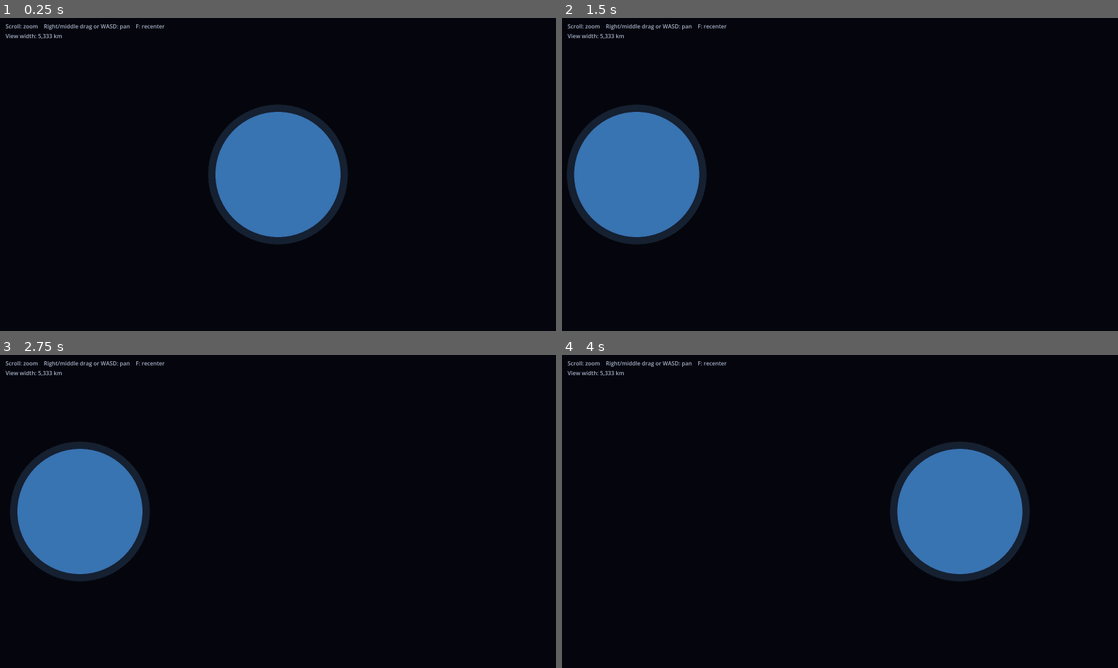
Above: before the commit, frames 1-4 (two rows, left to right).
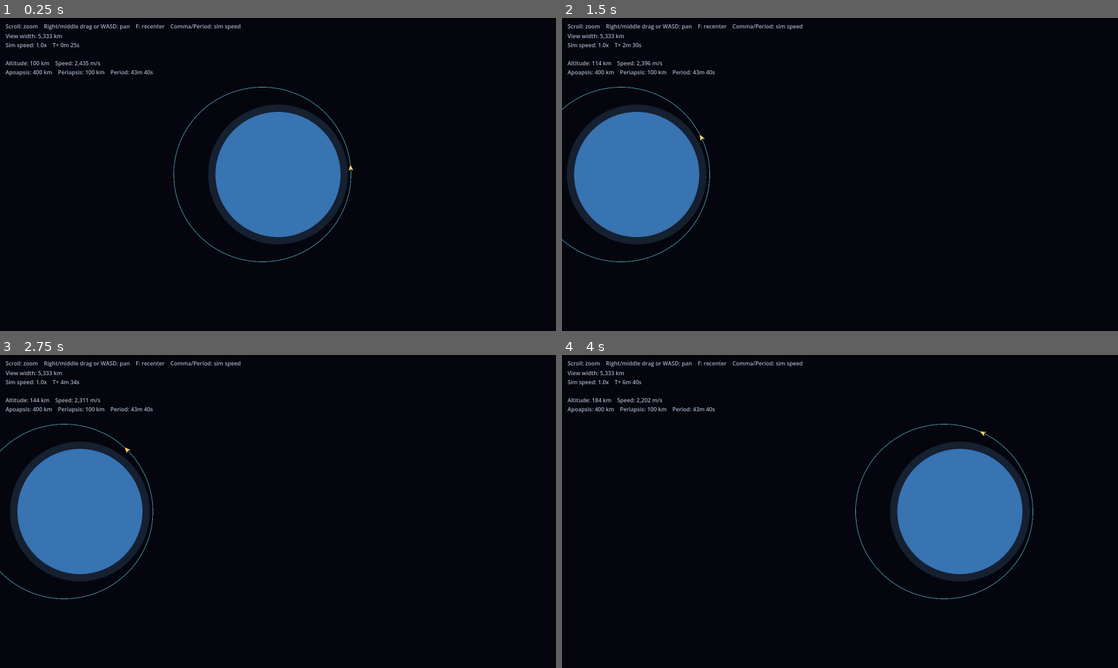
Above: after the commit, the same moments.

Repository: gabrielvotaw/astromation
Game: Godot game, scene res://scenes/main.tscn
The game is run twice, just before and just after one commit, with the same random seed, the same clock (stepped at 60 frames per second) and the same inputs.
Inputs (mouse positions are in pixels of both pictures, inside the frame that each line leads up to):
- Up to frame 1 (0.25 s): no input
- Up to frame 2 (1.5 s): tap Enter at 0.5 s; move the mouse to (962, 158) at 0.52 s; hold D 0.53-1.25 s; tap F at 0.6 s; click (962, 158) at 0.67 s; drag from (728, 190) to (812, 237) at 1.27 s
- Up to frame 3 (2.75 s): move the mouse to (333, 442) at 2.02 s; hold D from 2.03 s (still down); tap F at 2.1 s
- Up to frame 4 (4 s): release D at 2.75 s; drag from (812, 574) to (673, 464) at 2.77 s; tap Space at 3.5 s; move the mouse to (1006, 558) at 3.52 s; hold A from 3.53 s (still down); tap F at 3.6 s

The runs differ from the first frame. In frame 1, 0.8% of the frame differs, in the area x 1-64%, y 2-78%; in frame 2, 0.7%; in frame 3, 0.7%; in frame 4, 0.8%.

Commit message:
feat: orbital toy slice 2 - ship on an exact Kepler orbit with predicted path

Diff:
--- a/project.godot
+++ b/project.godot
@@ -14,6 +14,10 @@
 run/main_scene="res://scenes/main.tscn"
 config/features=PackedStringArray("4.7", "GL Compatibility")
 
+[autoload]
+
+Sim="*res://scripts/sim.gd"
+
 [display]
 
 window/size/viewport_width=1600
--- a/scenes/main.tscn
+++ b/scenes/main.tscn
@@ -1,9 +1,11 @@
-[gd_scene load_steps=5 format=3]
+[gd_scene load_steps=7 format=3]
 
 [ext_resource type="Script" path="res://scripts/celestial_body.gd" id="1_body"]
 [ext_resource type="Script" path="res://scripts/ring.gd" id="2_ring"]
 [ext_resource type="Script" path="res://scripts/orbit_camera.gd" id="3_camera"]
 [ext_resource type="Script" path="res://scripts/hud.gd" id="4_hud"]
+[ext_resource type="Script" path="res://scripts/orbit_line.gd" id="5_orbit_line"]
+[ext_resource type="Script" path="res://scripts/ship.gd" id="6_ship"]
 
 [node name="Main" type="Node2D"]
 
@@ -13,20 +15,29 @@
 [node name="Haven" type="Node2D" parent="."]
 script = ExtResource("1_body")
 
+[node name="ShipOrbitLine" type="Node2D" parent="."]
+script = ExtResource("5_orbit_line")
+
+[node name="Ship" type="Node2D" parent="." node_paths=PackedStringArray("central_body", "orbit_line")]
+script = ExtResource("6_ship")
+central_body = NodePath("../Haven")
+orbit_line = NodePath("../ShipOrbitLine")
+
 [node name="Camera" type="Camera2D" parent="."]
 zoom = Vector2(0.3, 0.3)
 script = ExtResource("3_camera")
 
-[node name="HUD" type="CanvasLayer" parent="."]
+[node name="HUD" type="CanvasLayer" parent="." node_paths=PackedStringArray("ship")]
 script = ExtResource("4_hud")
+ship = NodePath("../Ship")
 
 [node name="Controls" type="Label" parent="HUD"]
 offset_left = 16.0
 offset_top = 12.0
 theme_override_colors/font_color = Color(0.8, 0.85, 0.95, 0.8)
-text = "Scroll: zoom    Right/middle drag or WASD: pan    F: recenter"
+text = "Scroll: zoom    Right/middle drag or WASD: pan    F: recenter    Comma/Period: sim speed"
 
-[node name="ScaleLabel" type="Label" parent="HUD"]
+[node name="InfoLabel" type="Label" parent="HUD"]
 offset_left = 16.0
 offset_top = 40.0
 theme_override_colors/font_color = Color(0.8, 0.85, 0.95, 0.8)
--- a/scripts/celestial_body.gd
+++ b/scripts/celestial_body.gd
@@ -4,6 +4,8 @@
 ## Distances are in km (1 world unit = 1 km).
 
 @export var radius := 600.0
+## Gravitational parameter (G × mass), km³/s². 3531.6 gives 9.81 m/s² at a 600 km radius.
+@export var mu := 3531.6
 @export var atmosphere_height := 70.0
 @export var surface_color := Color(0.22, 0.45, 0.7)
 @export var atmosphere_color := Color(0.45, 0.7, 1.0, 0.15)
--- a/scripts/hud.gd
+++ b/scripts/hud.gd
@@ -1,19 +1,49 @@
 extends CanvasLayer
 
-@onready var _scale_label: Label = $ScaleLabel
+@export var ship: Ship
+
+@onready var _info_label: Label = $InfoLabel
 
 
 func _process(_delta: float) -> void:
 	var zoom := get_viewport().get_canvas_transform().get_scale().x
 	var view_width_km := get_viewport().get_visible_rect().size.x / zoom
-	_scale_label.text = "View width: %s km" % _format_thousands(roundi(view_width_km))
+	var lines := PackedStringArray([
+		"View width: %s km" % _format_thousands(roundi(view_width_km)),
+		"Sim speed: %sx    T+ %s" % [String.num(Sim.speed), _format_duration(Sim.time)],
+	])
+
+	if ship and ship.orbit:
+		var orbit := ship.orbit
+		var radius := ship.central_body.radius
+		var altitude := orbit.position_at(Sim.time).length() - radius
+		var speed := orbit.velocity_at(Sim.time).length() * 1000.0
+		var apoapsis := "escaping" if not orbit.is_elliptic() else "%s km" % _format_thousands(roundi(orbit.apoapsis() - radius))
+		var period := "-" if not orbit.is_elliptic() else _format_duration(orbit.period())
+		lines.append("")
+		lines.append("Altitude: %s km    Speed: %s m/s" % [_format_thousands(roundi(altitude)), _format_thousands(roundi(speed))])
+		lines.append("Apoapsis: %s    Periapsis: %s km    Period: %s" % [apoapsis, _format_thousands(roundi(orbit.periapsis() - radius)), period])
+
+	_info_label.text = "\n".join(lines)
 
 
 func _format_thousands(value: int) -> String:
-	var digits := str(value)
+	var digits := str(absi(value))
 	var result := ""
 	for i in digits.length():
 		if i > 0 and (digits.length() - i) % 3 == 0:
 			result += ","
 		result += digits[i]
-	return result
+	return "-" + result if value < 0 else result
+
+
+func _format_duration(seconds: float) -> String:
+	var days := floori(seconds / 86400.0)
+	var hours := floori(seconds / 3600.0) % 24
+	var minutes := floori(seconds / 60.0) % 60
+	var secs := floori(seconds) % 60
+	if days > 0:
+		return "%dd %02dh %02dm" % [days, hours, minutes]
+	if hours > 0:
+		return "%dh %02dm %02ds" % [hours, minutes, secs]
+	return "%dm %02ds" % [minutes, secs]
--- /dev/null
+++ b/scripts/orbit.gd
@@ -0,0 +1,173 @@
+class_name Orbit
+extends RefCounted
+
+## A Kepler orbit in the plane, relative to the center of the body being orbited.
+## Positions are computed directly from time, so orbits never drift.
+## Handles ellipses (eccentricity < 1) and hyperbolas (eccentricity > 1).
+## Math uses 64-bit scalar floats; Vector2 is 32-bit and only used for input and output.
+
+## Gravitational parameter of the central body, km³/s².
+var mu: float
+## Negative for hyperbolic orbits.
+var semi_major_axis: float
+var eccentricity: float
+## Angle of periapsis from the +x axis, in radians.
+var argument_of_periapsis: float
+## +1 if the angle to the ship increases over time (clockwise on screen, since screen y points down), -1 otherwise.
+var direction: float
+var mean_anomaly_at_epoch: float
+var epoch: float
+
+
+static func from_state(mu: float, position: Vector2, velocity: Vector2, time: float) -> Orbit:
+	var orbit := Orbit.new()
+	orbit.mu = mu
+	orbit.epoch = time
+
+	var rx := position.x
+	var ry := position.y
+	var vx := velocity.x
+	var vy := velocity.y
+	var r := sqrt(rx * rx + ry * ry)
+	var v2 := vx * vx + vy * vy
+	var r_dot_v := rx * vx + ry * vy
+	var angular_momentum := rx * vy - ry * vx
+
+	orbit.direction = -1.0 if angular_momentum < 0.0 else 1.0
+	orbit.semi_major_axis = 1.0 / (2.0 / r - v2 / mu)
+
+	var ex := ((v2 - mu / r) * rx - r_dot_v * vx) / mu
+	var ey := ((v2 - mu / r) * ry - r_dot_v * vy) / mu
+	orbit.eccentricity = sqrt(ex * ex + ey * ey)
+
+	var position_angle := atan2(ry, rx)
+	if orbit.eccentricity < 1e-10:
+		orbit.eccentricity = 0.0
+		orbit.argument_of_periapsis = position_angle
+	else:
+		orbit.argument_of_periapsis = atan2(ey, ex)
+
+	var true_anomaly := wrapf((position_angle - orbit.argument_of_periapsis) * orbit.direction, -PI, PI)
+	orbit.mean_anomaly_at_epoch = orbit._true_to_mean_anomaly(true_anomaly)
+	return orbit
+
+
+func is_elliptic() -> bool:
+	return eccentricity < 1.0
+
+
+func semi_latus_rectum() -> float:
+	return semi_major_axis * (1.0 - eccentricity * eccentricity)
+
+
+## Closest distance to the body's center.
+func periapsis() -> float:
+	return semi_major_axis * (1.0 - eccentricity)
+
+
+## Farthest distance from the body's center. INF if the orbit escapes.
+func apoapsis() -> float:
+	return semi_major_axis * (1.0 + eccentricity) if is_elliptic() else INF
+
+
+func mean_motion() -> float:
+	return sqrt(mu / absf(semi_major_axis * semi_major_axis * semi_major_axis))
+
+
+## Time for one full orbit. INF if the orbit escapes.
+func period() -> float:
+	return TAU / mean_motion() if is_elliptic() else INF
+
+
+func true_anomaly_at(time: float) -> float:
+	return _mean_to_true_anomaly(mean_anomaly_at_epoch + mean_motion() * (time - epoch))
+
+
+func position_at(time: float) -> Vector2:
+	return _position_at_true_anomaly(true_anomaly_at(time))
+
+
+func velocity_at(time: float) -> Vector2:
+	return _velocity_at_true_anomaly(true_anomaly_at(time))
+
+
+## Points along the orbit for drawing. Parts farther than max_radius are left out.
+func sample_points(count := 256, max_radius := INF) -> PackedVector2Array:
+	var points := PackedVector2Array()
+	var e := eccentricity
+
+	if is_elliptic() and apoapsis() <= max_radius:
+		for i in count + 1:
+			var eccentric_anomaly := TAU * i / count
+			var nu := 2.0 * atan2(sqrt(1.0 + e) * sin(eccentric_anomaly / 2.0), sqrt(1.0 - e) * cos(eccentric_anomaly / 2.0))
+			points.append(_position_at_true_anomaly(nu))
+		return points
+
+	if e < 1e-9:
+		return points
+	var max_true_anomaly := acos(clampf((semi_latus_rectum() / max_radius - 1.0) / e, -1.0, 1.0))
+	if not is_elliptic():
+		max_true_anomaly = minf(max_true_anomaly, acos(-1.0 / e) * 0.99)
+	for i in count + 1:
+		points.append(_position_at_true_anomaly(lerpf(-max_true_anomaly, max_true_anomaly, float(i) / count)))
+	return points
+
+
+func _position_at_true_anomaly(nu: float) -> Vector2:
+	var r := semi_latus_rectum() / (1.0 + eccentricity * cos(nu))
+	var angle := argument_of_periapsis + direction * nu
+	return Vector2(r * cos(angle), r * sin(angle))
+
+
+func _velocity_at_true_anomaly(nu: float) -> Vector2:
+	var k := sqrt(mu / semi_latus_rectum())
+	var radial := k * eccentricity * sin(nu)
+	var tangential := k * (1.0 + eccentricity * cos(nu)) * direction
+	var angle := argument_of_periapsis + direction * nu
+	var c := cos(angle)
+	var s := sin(angle)
+	return Vector2(radial * c - tangential * s, radial * s + tangential * c)
+
+
+func _true_to_mean_anomaly(nu: float) -> float:
+	var e := eccentricity
+	if is_elliptic():
+		var eccentric_anomaly := atan2(sqrt(1.0 - e * e) * sin(nu), e + cos(nu))
+		return eccentric_anomaly - e * sin(eccentric_anomaly)
+	var sinh_f := sqrt(e * e - 1.0) * sin(nu) / (1.0 + e * cos(nu))
+	return e * sinh_f - _asinh(sinh_f)
+
+
+func _mean_to_true_anomaly(mean_anomaly: float) -> float:
+	var e := eccentricity
+	if is_elliptic():
+		var eccentric_anomaly := _solve_kepler_elliptic(wrapf(mean_anomaly, -PI, PI))
+		return 2.0 * atan2(sqrt(1.0 + e) * sin(eccentric_anomaly / 2.0), sqrt(1.0 - e) * cos(eccentric_anomaly / 2.0))
+	var hyperbolic_anomaly := _solve_kepler_hyperbolic(mean_anomaly)
+	return 2.0 * atan(sqrt((e + 1.0) / (e - 1.0)) * tanh(hyperbolic_anomaly / 2.0))
+
+
+func _solve_kepler_elliptic(mean_anomaly: float) -> float:
+	var e := eccentricity
+	var x := mean_anomaly if e < 0.8 else PI * signf(mean_anomaly)
+	for i in 50:
+		var step := (x - e * sin(x) - mean_anomaly) / (1.0 - e * cos(x))
+		x -= step
+		if absf(step) < 1e-12:
+			break
+	return x
+
+
+func _solve_kepler_hyperbolic(mean_anomaly: float) -> float:
+	var e := eccentricity
+	var x := _asinh(mean_anomaly / e)
+	for i in 100:
+		var step := (e * sinh(x) - x - mean_anomaly) / (e * cosh(x) - 1.0)
+		x -= step
+		if absf(step) < 1e-12:
+			break
+	return x
+
+
+static func _asinh(x: float) -> float:
+	return signf(x) * log(absf(x) + sqrt(x * x + 1.0))
--- /dev/null
+++ b/scripts/orbit_line.gd
@@ -0,0 +1,27 @@
+class_name OrbitLine
+extends Node2D
+
+## Polyline that keeps the same on-screen thickness at any zoom level.
+
+@export var color := Color(0.4, 0.85, 1.0, 0.7)
+@export var screen_width := 1.5
+
+var points := PackedVector2Array():
+	set(value):
+		points = value
+		queue_redraw()
+
+var _zoom := 0.0
+
+
+func _process(_delta: float) -> void:
+	var zoom := get_viewport().get_canvas_transform().get_scale().x
+	if zoom != _zoom:
+		_zoom = zoom
+		queue_redraw()
+
+
+func _draw() -> void:
+	if _zoom <= 0.0 or points.size() < 2:
+		return
+	draw_polyline(points, color, screen_width / _zoom, true)
--- /dev/null
+++ b/scripts/ship.gd
@@ -0,0 +1,32 @@
+class_name Ship
+extends Node2D
+
+@export var central_body: CelestialBody
+@export var orbit_line: OrbitLine
+@export var periapsis_altitude := 100.0
+@export var apoapsis_altitude := 400.0
+@export var color := Color(1.0, 0.85, 0.4)
+
+var orbit: Orbit
+
+
+func _ready() -> void:
+	var periapsis := central_body.radius + periapsis_altitude
+	var semi_major_axis := periapsis + (apoapsis_altitude - periapsis_altitude) / 2.0
+	var speed := sqrt(central_body.mu * (2.0 / periapsis - 1.0 / semi_major_axis))
+	orbit = Orbit.from_state(central_body.mu, Vector2(periapsis, 0.0), Vector2(0.0, -speed), Sim.time)
+	orbit_line.points = orbit.sample_points()
+
+
+func _process(_delta: float) -> void:
+	var t := Sim.time
+	global_position = central_body.global_position + orbit.position_at(t)
+	rotation = orbit.velocity_at(t).angle()
+	orbit_line.global_position = central_body.global_position
+	scale = Vector2.ONE / get_viewport().get_canvas_transform().get_scale().x
+
+
+func _draw() -> void:
+	draw_colored_polygon(PackedVector2Array([
+		Vector2(10, 0), Vector2(-7, 7), Vector2(-3, 0), Vector2(-7, -7),
+	]), color)
--- /dev/null
+++ b/scripts/sim.gd
@@ -0,0 +1,28 @@
+extends Node
+
+## Simulation clock, available everywhere as `Sim`. Comma/Period change speed (dev tool).
+
+## Game seconds that pass per real second at 1x speed.
+const BASE_TIME_SCALE := 100.0
+const SPEEDS := [0.25, 0.5, 1.0, 2.0, 4.0, 8.0]
+
+## Game seconds since the simulation started.
+var time := 0.0
+var speed: float:
+	get:
+		return SPEEDS[_speed_index]
+
+var _speed_index := 2
+
+
+func _process(delta: float) -> void:
+	time += delta * BASE_TIME_SCALE * speed
+
+
+func _unhandled_input(event: InputEvent) -> void:
+	if event is InputEventKey and event.pressed and not event.echo:
+		match event.physical_keycode:
+			KEY_PERIOD:
+				_speed_index = mini(_speed_index + 1, SPEEDS.size() - 1)
+			KEY_COMMA:
+				_speed_index = maxi(_speed_index - 1, 0)
--- /dev/null
+++ b/tests/test_orbit.gd
@@ -0,0 +1,108 @@
+extends SceneTree
+
+## Run from the project folder: godot --headless --script res://tests/test_orbit.gd
+
+const MU := 3531.6
+
+var _failures := 0
+
+
+func _init() -> void:
+	_test_circular_orbit_does_not_drift()
+	_test_apsides_match_construction()
+	_test_round_trip_elliptic()
+	_test_round_trip_clockwise()
+	_test_round_trip_hyperbolic()
+	_test_energy_is_conserved()
+	_test_matches_numerical_integration()
+	print("ALL PASSED" if _failures == 0 else "%d FAILED" % _failures)
+	quit(1 if _failures > 0 else 0)
+
+
+func _test_circular_orbit_does_not_drift() -> void:
+	var r := 700.0
+	var orbit := Orbit.from_state(MU, Vector2(r, 0), Vector2(0, -sqrt(MU / r)), 0.0)
+	var start := orbit.position_at(0.0)
+	var after := orbit.position_at(orbit.period() * 1000.0)
+	_check("circular orbit returns to start after 1000 orbits", start.distance_to(after) < 1e-3)
+	_check("circular orbit keeps its radius", absf(orbit.position_at(12345.6).length() - r) < 1e-3)
+
+
+func _test_apsides_match_construction() -> void:
+	var periapsis := 700.0
+	var apoapsis := 1000.0
+	var a := (periapsis + apoapsis) / 2.0
+	var orbit := Orbit.from_state(MU, Vector2(periapsis, 0), Vector2(0, -sqrt(MU * (2.0 / periapsis - 1.0 / a))), 0.0)
+	_check("periapsis matches", absf(orbit.periapsis() - periapsis) < 1e-3)
+	_check("apoapsis matches", absf(orbit.apoapsis() - apoapsis) < 1e-3)
+	_check("apoapsis reached after half an orbit", absf(orbit.position_at(orbit.period() / 2.0).length() - apoapsis) < 1e-3)
+
+
+func _test_round_trip_elliptic() -> void:
+	_check_round_trip("elliptic round trip", Orbit.from_state(MU, Vector2(800, 150), Vector2(-0.4, -2.3), 10.0))
+
+
+func _test_round_trip_clockwise() -> void:
+	_check_round_trip("clockwise round trip", Orbit.from_state(MU, Vector2(800, 150), Vector2(0.4, 2.3), 10.0))
+
+
+func _test_round_trip_hyperbolic() -> void:
+	var r := 700.0
+	var orbit := Orbit.from_state(MU, Vector2(r, 0), Vector2(0, -1.5 * sqrt(2.0 * MU / r)), 0.0)
+	_check("hyperbolic orbit is not elliptic", not orbit.is_elliptic())
+	_check_round_trip("hyperbolic round trip", orbit)
+
+
+func _test_energy_is_conserved() -> void:
+	var orbit := Orbit.from_state(MU, Vector2(700, 0), Vector2(0.3, -2.6), 0.0)
+	var expected := -MU / (2.0 * orbit.semi_major_axis)
+	var ok := true
+	for i in 20:
+		var t := i * 397.0
+		var energy := orbit.velocity_at(t).length_squared() / 2.0 - MU / orbit.position_at(t).length()
+		ok = ok and absf(energy - expected) < 1e-5
+	_check("orbital energy is constant", ok)
+
+
+func _test_matches_numerical_integration() -> void:
+	var position := Vector2(700, 0)
+	var velocity := Vector2(0.2, -2.5)
+	var orbit := Orbit.from_state(MU, position, velocity, 0.0)
+
+	var x := float(position.x)
+	var y := float(position.y)
+	var vx := float(velocity.x)
+	var vy := float(velocity.y)
+	var dt := 0.25
+	var steps := 8000
+	for i in steps:
+		var k1 := _acceleration(x, y)
+		var k2 := _acceleration(x + vx * dt / 2, y + vy * dt / 2)
+		var k3 := _acceleration(x + (vx + k1.x * dt / 2) * dt / 2, y + (vy + k1.y * dt / 2) * dt / 2)
+		var k4 := _acceleration(x + (vx + k2.x * dt / 2) * dt, y + (vy + k2.y * dt / 2) * dt)
+		x += dt * (vx + dt / 6 * (k1.x + k2.x + k3.x))
+		y += dt * (vy + dt / 6 * (k1.y + k2.y + k3.y))
+		vx += dt / 6 * (k1.x + 2 * k2.x + 2 * k3.x + k4.x)
+		vy += dt / 6 * (k1.y + 2 * k2.y + 2 * k3.y + k4.y)
+
+	var predicted := orbit.position_at(steps * dt)
+	_check("matches step-by-step simulation", predicted.distance_to(Vector2(x, y)) < 0.05)
+
+
+func _acceleration(x: float, y: float) -> Vector2:
+	var r := sqrt(x * x + y * y)
+	var k := -MU / (r * r * r)
+	return Vector2(k * x, k * y)
+
+
+func _check_round_trip(name: String, orbit: Orbit) -> void:
+	var t := 777.0
+	var rebuilt := Orbit.from_state(MU, orbit.position_at(t), orbit.velocity_at(t), t)
+	var later := t + 1234.5
+	_check(name, orbit.position_at(later).distance_to(rebuilt.position_at(later)) < 0.05)
+
+
+func _check(name: String, passed: bool) -> void:
+	print(("PASS  " if passed else "FAIL  ") + name)
+	if not passed:
+		_failures += 1
Not shown, added: scripts/orbit.gd.uid
Not shown, added: scripts/orbit_line.gd.uid
Not shown, added: scripts/ship.gd.uid
Not shown, added: scripts/sim.gd.uid
Not shown, added: tests/test_orbit.gd.uid
